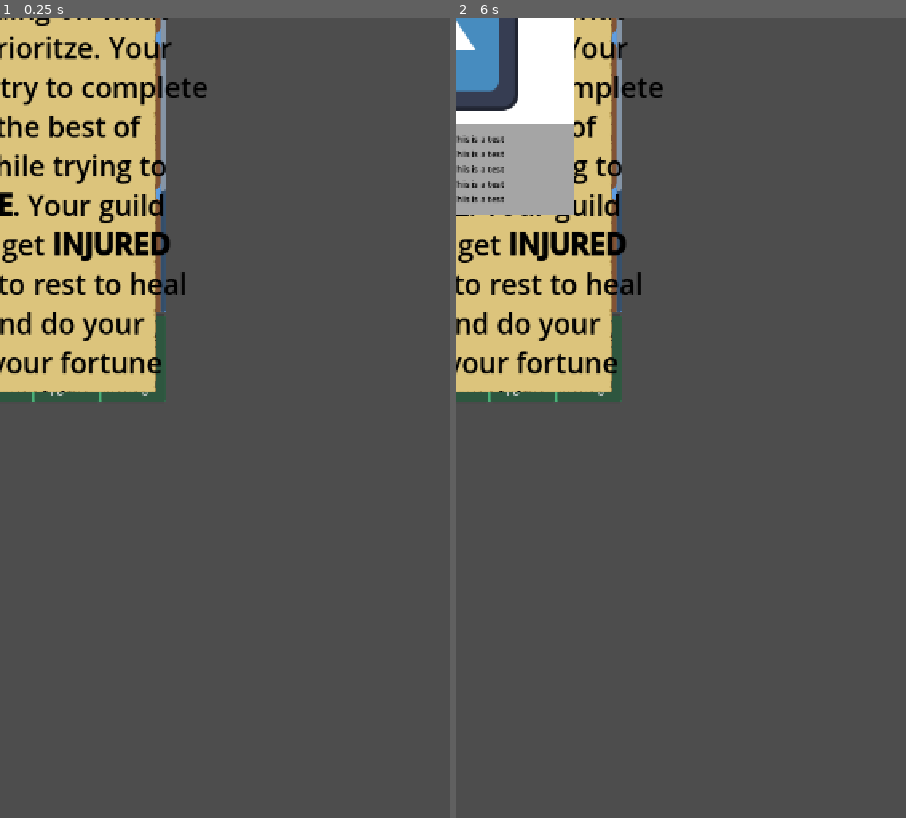
Above: before the commit, frames 1-2 (left to right).
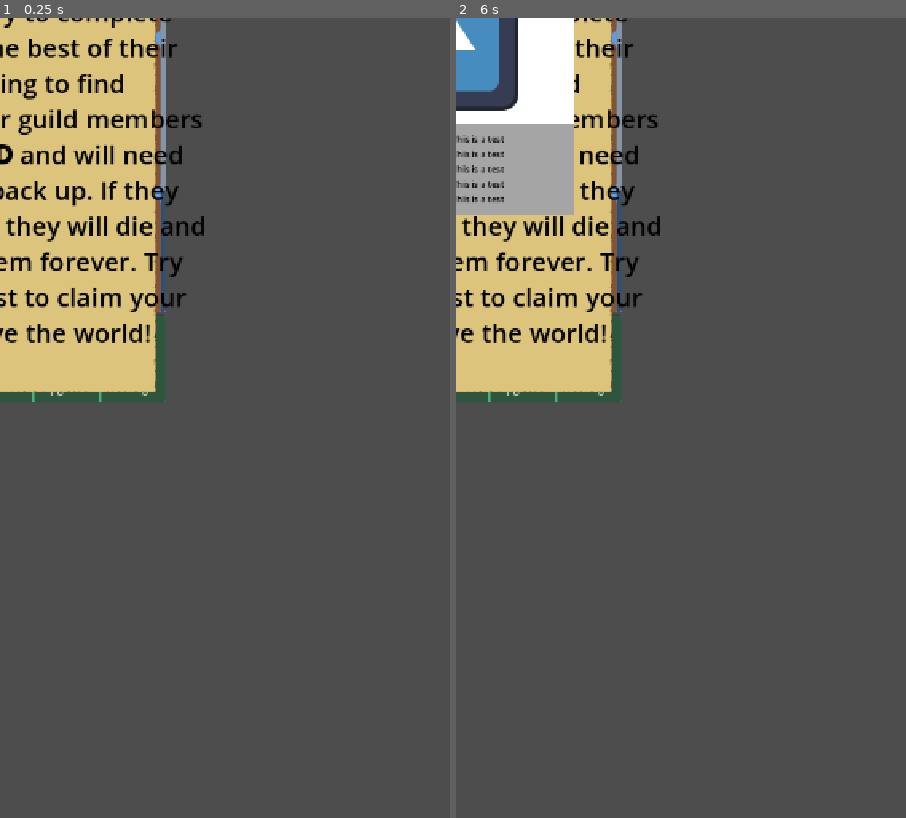
Above: after the commit, the same moments.

Repository: ActuallySanta/Fantasy-Guild-Manager
Game: Godot game, scene res://Scenes/main.tscn
The game is run twice, just before and just after one commit, with the same random seed, the same clock (stepped at 60 frames per second) and the same inputs. This scene is started directly instead of the project's main scene. The engine's default icon, where the game draws it, is replaced by a stand-in: a white triangle on a blue panel in a dark square.
Inputs (mouse positions are in pixels of both pictures, inside the frame that each line leads up to):
- Up to frame 1 (0.25 s): no input
- Up to frame 2 (6 s): click "Deny" at 0.5 s; click "Upgrades" at 1.25 s; click "Deny" at 2 s; click "Upgrades" at 2.75 s; click "Deny" at 3.5 s; click "Upgrades" at 4.25 s; click "Settings" at 5 s; tap Enter at 5.75 s; move the mouse to (658, 578) at 5.77 s; hold Space (Spawn Card) from 5.78 s (still down); click (658, 578) at 5.92 s

The runs differ from the first frame. In frame 1, 7.0% of the frame differs, in the area x 0-46%, y 0-47%; in frame 2, 4.6%.
Error in both runs: Invalid access to property or key 'title' on a base object of type 'Nil'. (res://Scripts/Character)

Commit message:
Update home_ui_prototype.tscn

Diff:
--- a/Scenes/UI/home_ui_prototype.tscn
+++ b/Scenes/UI/home_ui_prototype.tscn
@@ -263,7 +263,7 @@
 text = "WELCOME"
 
 [node name="LogContents" parent="MarginContainer/Intro Blurb/Background/VBoxContainer" parent_id_path=PackedInt32Array(2008083606, 1861553414) index="2" unique_id=2017656256]
-text = "[font_size=45][color=black]Welcome to your new guild! You are a fledgling guild master with the goal of getting rich and defeating the demon king! To do so you must [b]HIRE[/b] guild members to [b]SEND[/b] on quests! You can choose to [b]ACCEPT[/b] or [b]DENY[/b] quests depending on what you want to prioritze. Your members will try to complete the quests to the best of their ability while trying to find [b]TREASURE[/b]. Your guild members can get [b]INJURED [/b]and will need to rest to heal back up. Try and do your best to claim your fortune and save the world![/color][/font_size]"
+text = "[font_size=41][color=black]Welcome to your new guild! You are a fledgling guild master with the goal of getting rich and defeating the demon king! To do so you must [b]HIRE[/b] guild members to [b]SEND[/b] on quests! You can choose to [b]ACCEPT[/b] or [b]DENY[/b] quests depending on what you want to prioritze. Your members will try to complete the quests to the best of their ability while trying to find [b]TREASURE[/b]. Your guild members can get [b]INJURED [/b]and will need to rest to heal back up. If they get too injured, they will die and you will lose them forever. Try and do your best to claim your fortune and save the world![/color][/font_size]"
 
 [node name="Character Generator" parent="." unique_id=1008846978 instance=ExtResource("6_brb4x")]
 
